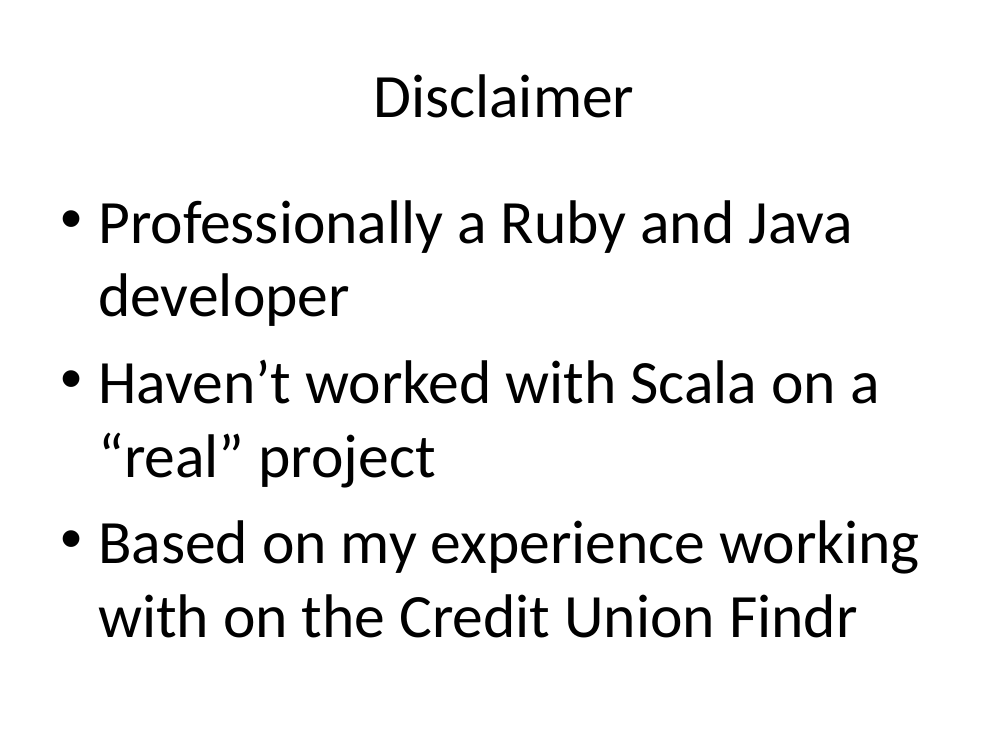
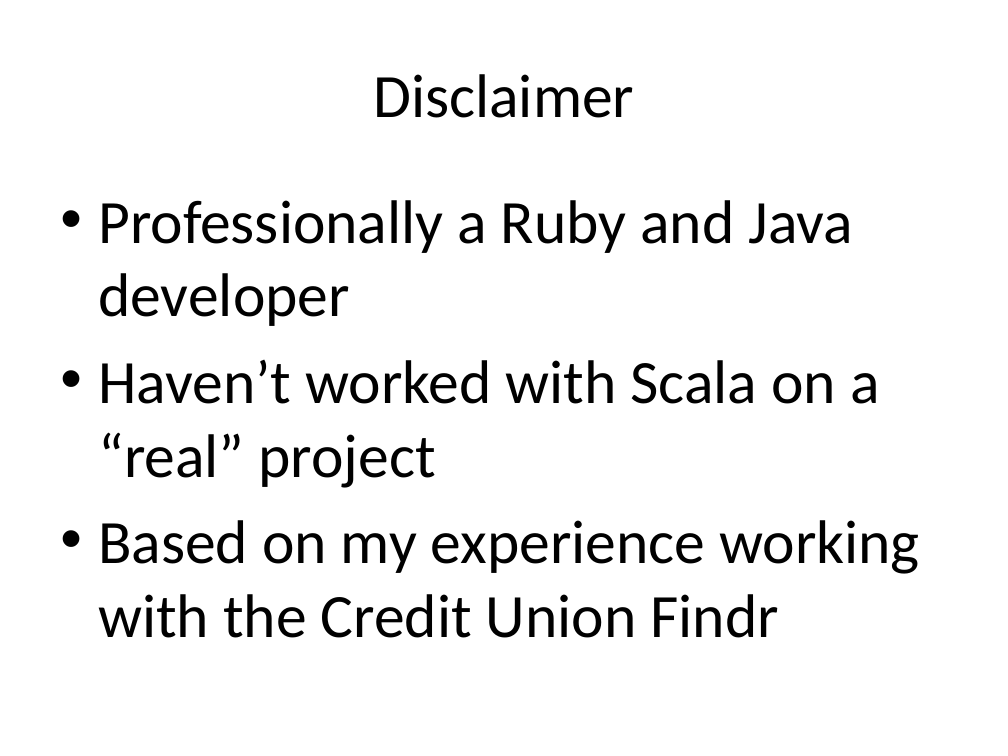
Before and after one commit to todkar/Away_Day, a slide deck: slide 3 of Scala_Away_Day.pptx. Drawn at 1008x756 pixels with LibreOffice and Linux fonts; fonts in the diff are those of the drawing. Boxes give left, top, right and bottom in pixels: in the first picture for what was removed or moved away, otherwise in the second. Text is boxed around its words. In the diff, an @@ line names an element or a change of style, - is before the commit and + after.

Commit message:
typo in ppt

```diff
--- a/Scala_Away_Day.pptx
+++ b/Scala_Away_Day.pptx
@@ text at box(98, 520, 920, 638): text changed @@
-• Based on my experience working with on the Credit Union Findr
+• Based on my experience working with the Credit Union Findr
```
